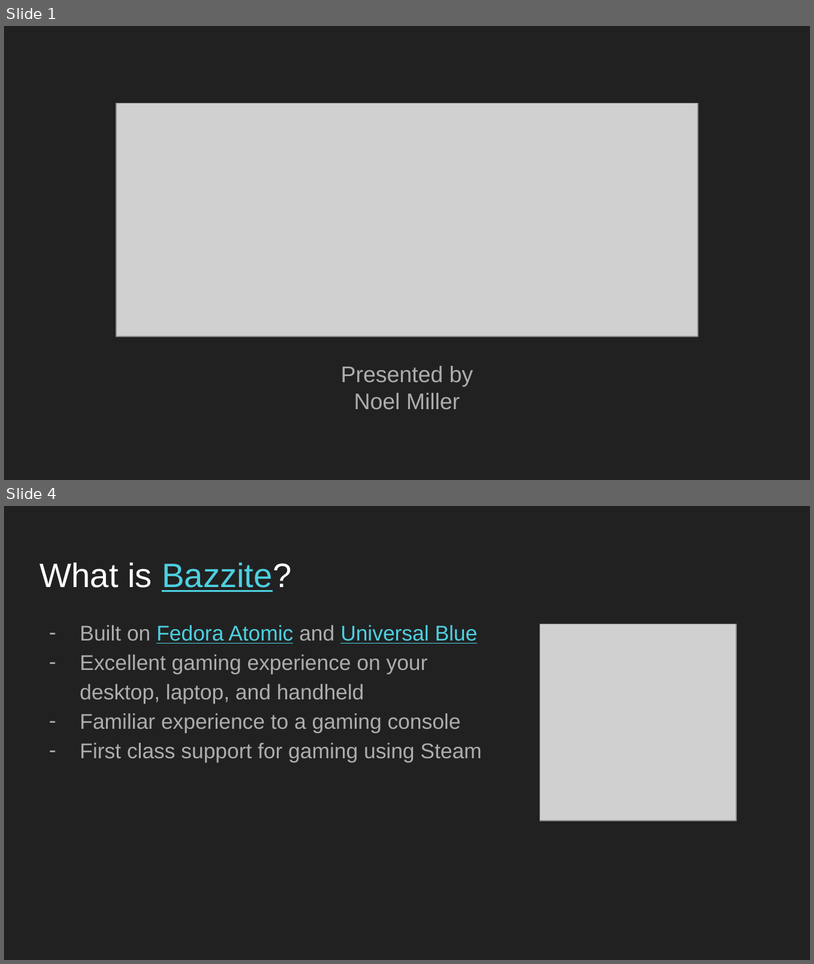
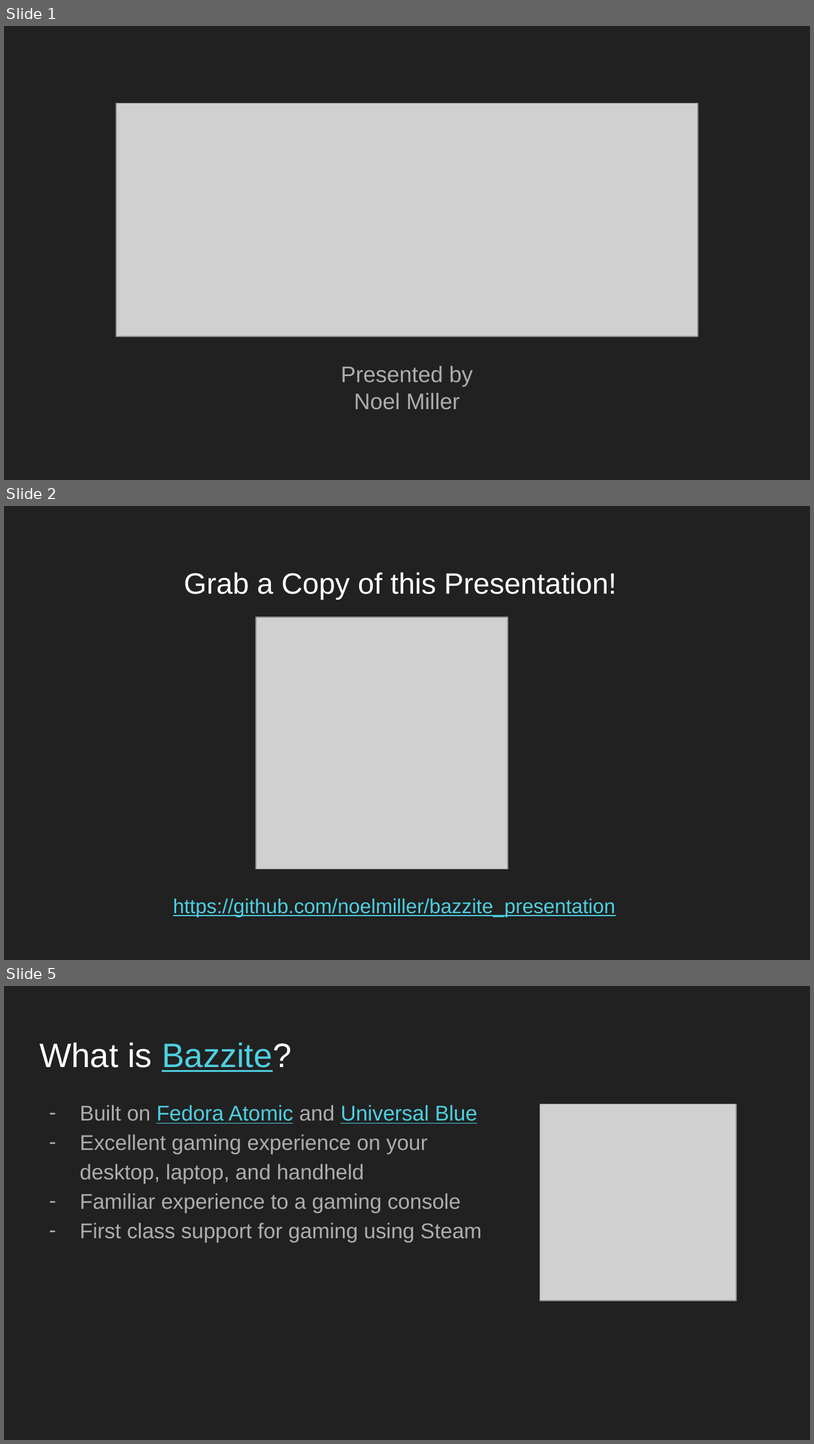
Before and after one commit to noelmiller/bazzite_presentation, a slide deck: presentation.pptx. Shown one above the other, each under a label of ours: slides 1 and 4 before the commit, slides 1, 2 and 5 after it; the slides between them are not shown. The pictures are 814x964 and 814x1444 pixels, drawn with LibreOffice and Linux fonts; fonts in the diff are those of the drawing; grey boxes stand for pictures. Boxes give left, top, right and bottom in pixels: in the first picture for what was removed or moved away, otherwise in the second. Text is boxed around its words. In the diff, an @@ line names an element or a change of style, - is before the commit and + after.

Commit message:
Added slide

```diff
--- a/presentation.pptx
+++ b/presentation.pptx
@@ slide 2 added at (4, 506, 810, 960), background #212121 @@
@@ title added at (184, 572, 617, 600), 26.1 pt, text #FFFFFF @@
+Grab a Copy of this Presentation!
@@ picture added at (257, 617, 508, 869) @@
@@ text added at (173, 898, 615, 916), 18 pt, text #4DD0E1, underline @@
+https://github.com/noelmiller/bazzite_presentation
@@ what was slide 4 is now slide 5 @@
```
Also in this commit, not shown: 3 slides changed, 1 other file.
